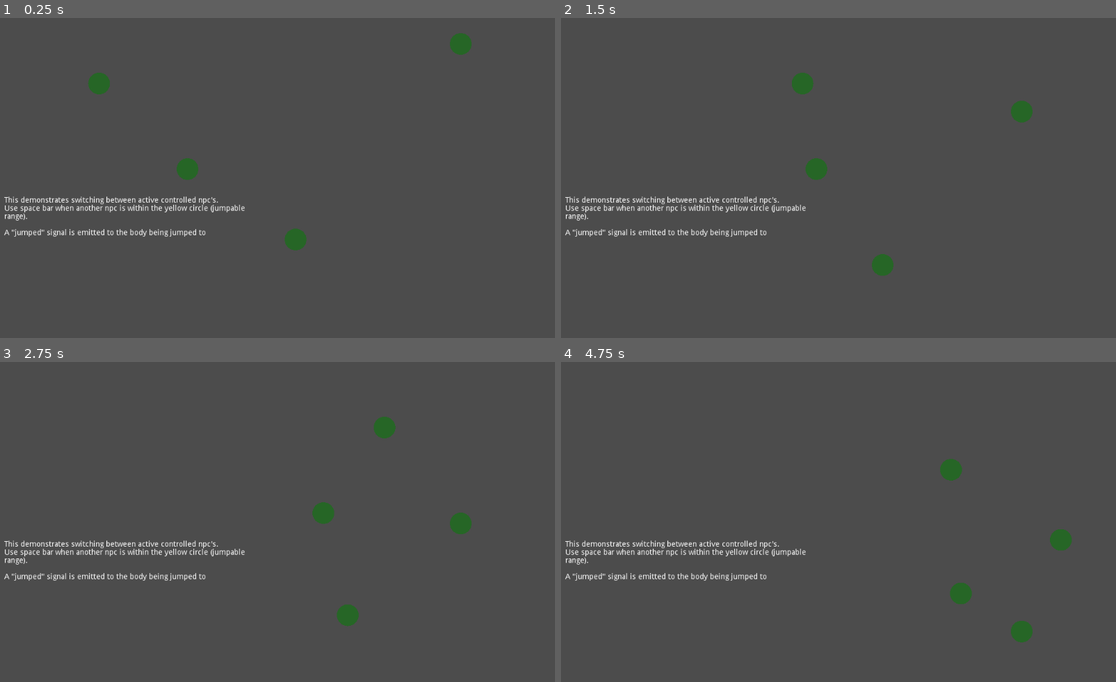
Above: before the commit, frames 1-4 (two rows, left to right).
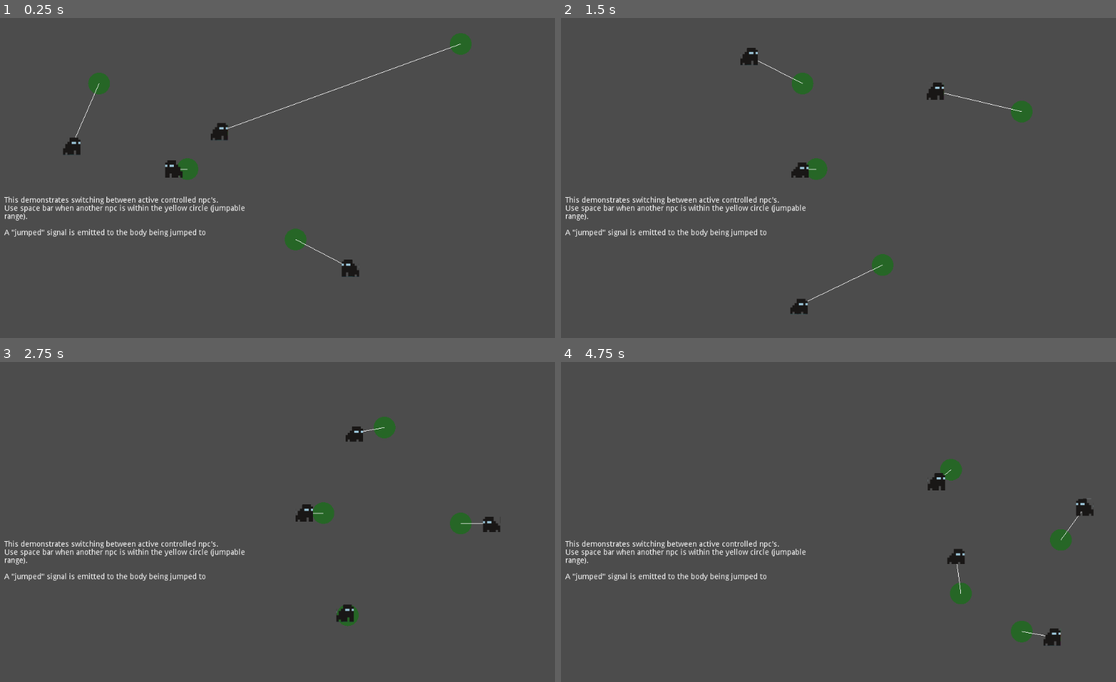
Above: after the commit, the same moments.

Repository: MxAshUp/godot-wild-jam-2
Game: Godot game, scene res://PrototypeScenes/Patrol/PathTest.tscn
Same seed, same stepped clock (60 frames per second), same inputs: the game is played once before the commit and once after it. This scene is started directly instead of the project's main scene. The engine's default icon, where the game draws it, is replaced by a stand-in: a white triangle on a blue panel in a dark square.
Inputs:
- Up to frame 1 (0.25 s): no input
- Up to frame 2 (1.5 s): hold Right (ui_right) 0.53-1.28 s; tap Ctrl (interact) at 0.6, 1.35 s; tap Space (jump) at 0.77 s; hold Down (ui_down) from 1.28 s (still down)
- Up to frame 3 (2.75 s): tap Space (jump) at 1.52 s; release Down (ui_down) at 2.03 s; hold Right (ui_right) from 2.03 s (still down); tap Ctrl (interact) at 2.1 s
- Up to frame 4 (4.75 s): release Right (ui_right) at 2.78 s; hold Up (ui_up) 2.78-3.53 s; tap Ctrl (interact) at 2.85, 3.6, 4.35 s; tap Space (jump) at 3.02, 3.77, 4.52 s; hold Left (ui_left) from 3.53 s (still down)

The runs differ from the first frame. In frame 1, 0.7% of the frame differs, in the area x 11-84%, y 8-81%; in frame 2, 0.6%; in frame 3, 0.5%; in frame 4, 0.6%.

Commit message:
Added guards back to path test scene

Diff:
--- a/PrototypeScenes/Patrol/PathTest.tscn
+++ b/PrototypeScenes/Patrol/PathTest.tscn
@@ -1,6 +1,7 @@
-[gd_scene load_steps=6 format=2]
+[gd_scene load_steps=9 format=2]
 
 [ext_resource path="res://LevelComponents/Patrol.tscn" type="PackedScene" id=1]
+[ext_resource path="res://LevelComponents/Guard.tscn" type="PackedScene" id=2]
 
 [sub_resource type="Curve2D" id=1]
 
@@ -30,39 +31,62 @@
 "points": PoolVector2Array( 0, 0, 0, 0, 0, 0, 0, 0, 0, 0, 368, 0, 0, 0, 0, 0, 368, -80, 0, 0, 0, 0, 464, -80, 0, 0, 0, 0, 464, -240, 0, 0, 0, 0, 0, -240, 0, 0, 0, 0, 0, 0 )
 }
 
+[sub_resource type="RectangleShape2D" id=5]
+
+custom_solver_bias = 0.0
+extents = Vector2( 560, 10 )
+
+[sub_resource type="RectangleShape2D" id=6]
+
+custom_solver_bias = 0.0
+extents = Vector2( 10, 324 )
+
 [node name="PathTest" type="Node2D"]
 
-[node name="Node2D" parent="." instance=ExtResource( 1 )]
+[node name="Patrol1" parent="." instance=ExtResource( 1 )]
 move_speed = 210.0
 preview = true
 
-[node name="Path2D" type="Path2D" parent="Node2D"]
+[node name="Guard" parent="Patrol1" instance=ExtResource( 2 )]
+position = Vector2( 130, 260 )
+_sections_unfolded = [ "Transform" ]
+
+[node name="Path2D" type="Path2D" parent="Patrol1"]
 self_modulate = Color( 0.5, 0.6, 1, 0.7 )
 curve = SubResource( 1 )
 
-[node name="Node2D2" parent="." instance=ExtResource( 1 )]
+[node name="Patrol2" parent="." instance=ExtResource( 1 )]
 position = Vector2( 352, 240 )
+_sections_unfolded = [ "Transform" ]
 preview = true
 
-[node name="Path2D" type="Path2D" parent="Node2D2"]
+[node name="Guard" parent="Patrol2" instance=ExtResource( 2 )]
+position = Vector2( 38, -16 )
+_sections_unfolded = [ "Transform" ]
+
+[node name="Path2D" type="Path2D" parent="Patrol2"]
 self_modulate = Color( 0.5, 0.6, 1, 0.7 )
 curve = SubResource( 2 )
 
-[node name="Node2D3" parent="." instance=ExtResource( 1 )]
+[node name="Patrol3" parent="." instance=ExtResource( 1 )]
 position = Vector2( 656, 480 )
 _sections_unfolded = [ "Transform" ]
 move_speed = 200.0
 preview = true
 
-[node name="Path2D" type="Path2D" parent="Node2D3"]
+[node name="Guard" parent="Patrol3" instance=ExtResource( 2 )]
+
+[node name="Path2D" type="Path2D" parent="Patrol3"]
 self_modulate = Color( 0.5, 0.6, 1, 0.7 )
 curve = SubResource( 3 )
 
-[node name="Node2D4" parent="." instance=ExtResource( 1 )]
+[node name="Patrol4" parent="." instance=ExtResource( 1 )]
 position = Vector2( 320, 288 )
 preview = true
 
-[node name="Path2D" type="Path2D" parent="Node2D4"]
+[node name="Guard" parent="Patrol4" instance=ExtResource( 2 )]
+
+[node name="Path2D" type="Path2D" parent="Patrol4"]
 self_modulate = Color( 0.5, 0.6, 1, 0.7 )
 curve = SubResource( 4 )
 
@@ -99,3 +123,31 @@
 selection_enabled = false
 override_selected_font_color = false
 _sections_unfolded = [ "BBCode" ]
+
+[node name="Boundaries" type="StaticBody2D" parent="."]
+input_pickable = false
+collision_layer = 1
+collision_mask = 1
+constant_linear_velocity = Vector2( 0, 0 )
+constant_angular_velocity = 0.0
+physics_material_override = null
+
+[node name="CollisionShape2D" type="CollisionShape2D" parent="Boundaries"]
+position = Vector2( 510, -10 )
+shape = SubResource( 5 )
+_sections_unfolded = [ "shape" ]
+
+[node name="CollisionShape2D2" type="CollisionShape2D" parent="Boundaries"]
+position = Vector2( 520, 610 )
+shape = SubResource( 5 )
+_sections_unfolded = [ "shape" ]
+
+[node name="CollisionShape2D3" type="CollisionShape2D" parent="Boundaries"]
+position = Vector2( 1030, 310 )
+shape = SubResource( 6 )
+_sections_unfolded = [ "shape" ]
+
+[node name="CollisionShape2D4" type="CollisionShape2D" parent="Boundaries"]
+position = Vector2( -10, 310 )
+shape = SubResource( 6 )
+_sections_unfolded = [ "shape" ]
